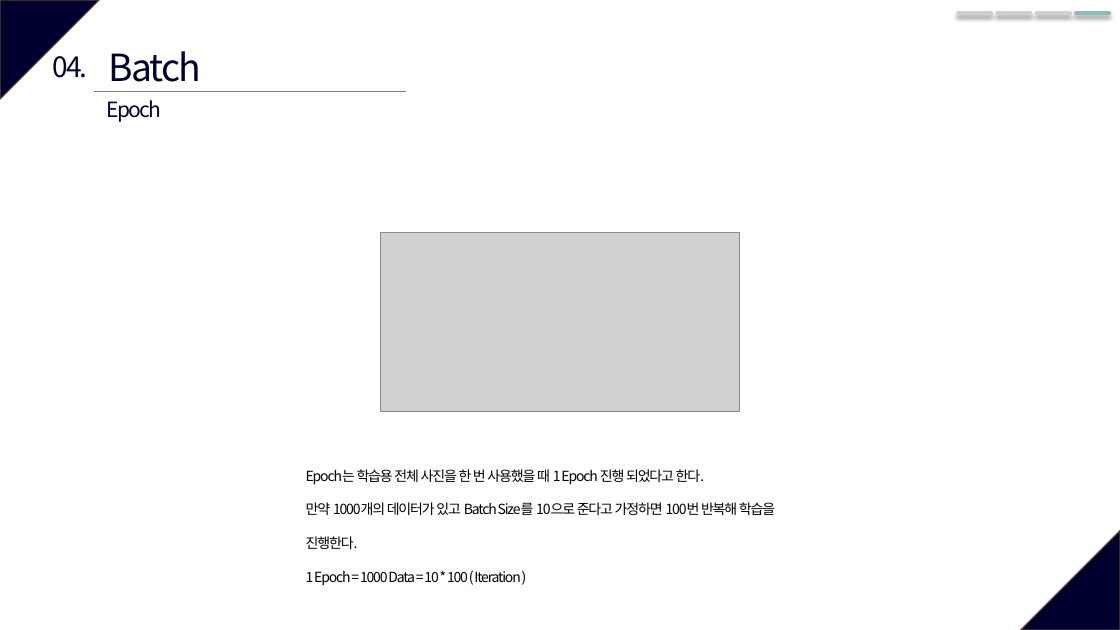
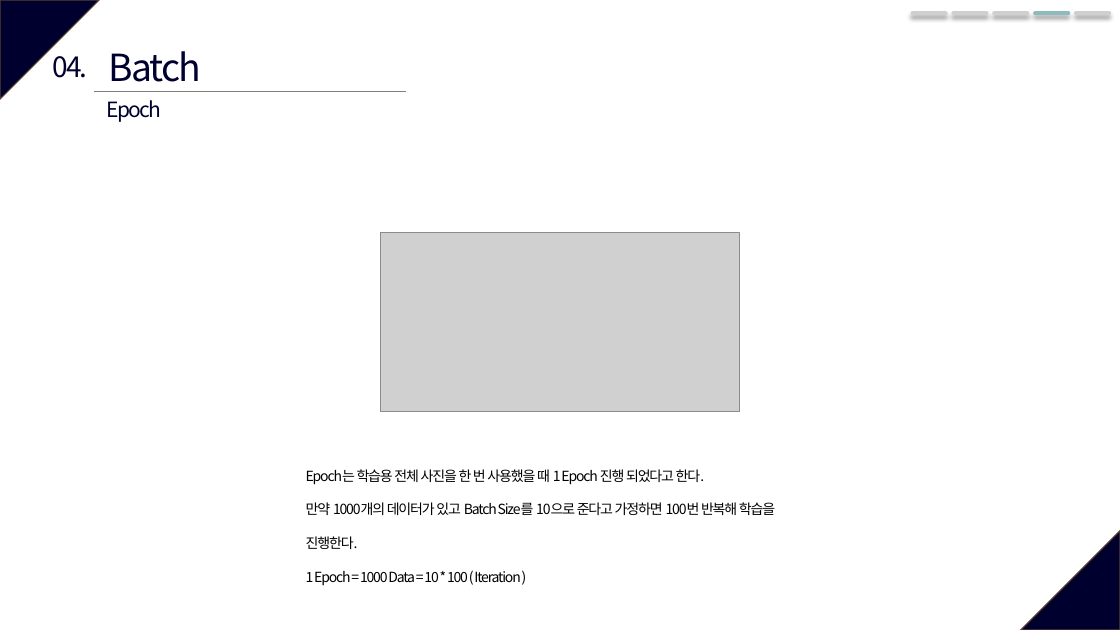
Before and after one commit to vhrehfdl/deep-learning-study, a slide deck: slide 23 of chapter3/Deep Learning 3강(Regularization, batch).pptx. Drawn at 1120x630 pixels with LibreOffice and Linux fonts; fonts in the diff are those of the drawing; grey boxes stand for pictures. Boxes give left, top, right and bottom in pixels: in the first picture for what was removed or moved away, otherwise in the second. Text is boxed around its words. In the diff, an @@ line names an element or a change of style, - is before the commit and + after.

```diff
--- a/chapter3/Deep Learning 3강(Regularization, batch).pptx
+++ b/chapter3/Deep Learning 3강(Regularization, batch).pptx
@@ line added from (912, 13) to (946, 13), #D0CECE 3.5 pt @@
@@ line moved from (959, 13) - (991, 13) to (954, 13) - (986, 13) @@
@@ line moved from (997, 13) - (1031, 13) to (995, 13) - (1028, 13) @@
@@ line moved from (1076, 13) - (1109, 13) to (1035, 13) - (1069, 13) @@
@@ line moved from (1037, 13) - (1070, 13) to (1076, 13) - (1109, 13) @@
```
Also in this commit, not shown: 19 other slides changed, 3 slides added, 1 other file.
